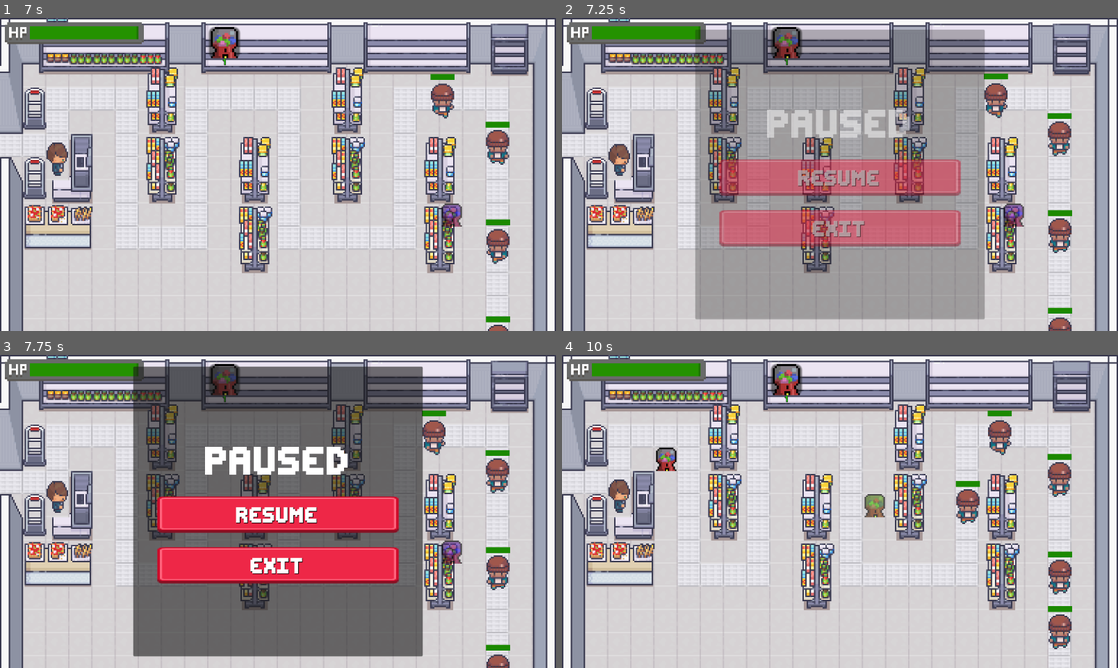
Above: before the commit, frames 1-4 (two rows, left to right).
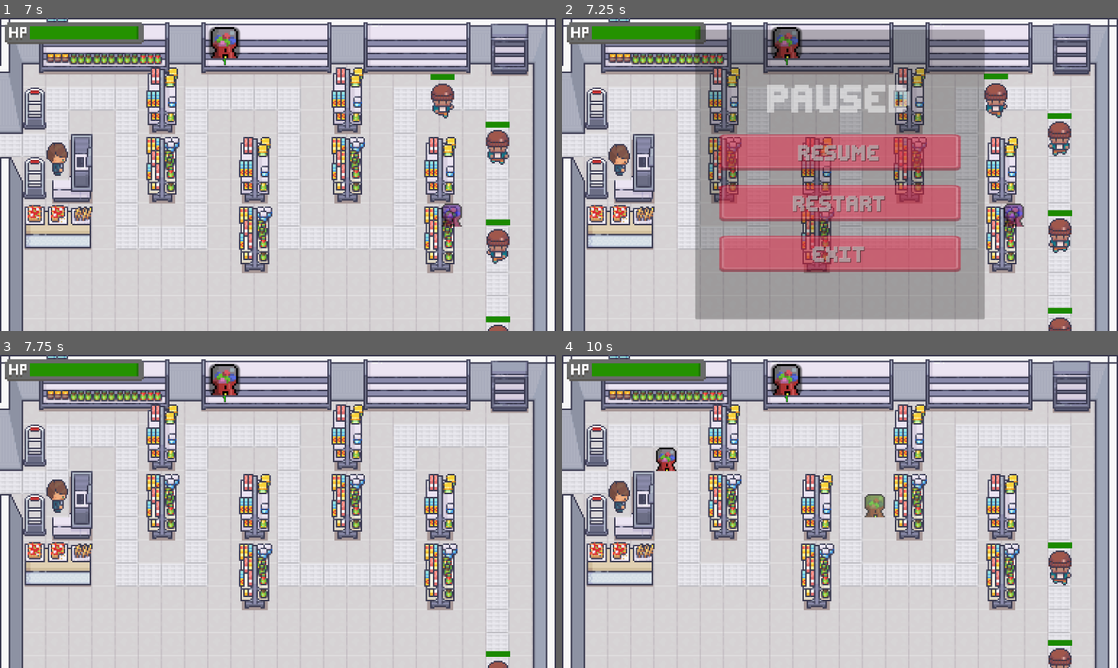
Above: after the commit, the same moments.

Repository: s27459-pj/bodega-battle
Game: Godot game, scene res://scene/scene_handler/scene_handler.tscn
Two runs of this game, one before a commit and one after it. Both use one fixed random seed, a clock stepped at 60 frames per second and the inputs below.
Inputs (mouse positions are in pixels of both pictures, inside the frame that each line leads up to):
- Up to frame 1 (7 s): click "PLAY" at 0.5 s; click (222, 43) at 1.25 s; click (222, 43) at 2 s; click (222, 43) at 2.75 s; tap Enter (ui_accept) at 3.5, 3.77, 4.52, 6.02, 6.77 s; move the mouse to (400, 158) at 3.52 s; hold 1 3.53-4.28 s; move the mouse to (166, 190) at 4.27 s; tap 1 at 4.35, 5.85 s; move the mouse to (333, 105) at 5.02 s; hold 1 5.03-5.78 s; move the mouse to (250, 237) at 5.77 s; move the mouse to (444, 221) at 6.52 s; hold 1 from 6.53 s (still down)
- Up to frame 2 (7.25 s): keep holding 1; tap Escape (escape) at 7.15 s
- Up to frame 3 (7.75 s): release 1 at 7.25 s; click (278, 539) at 7.25 s, where only the run after the commit has a clickable "RESTART"
- Up to frame 4 (10 s): click (840, 514) at 8 s, where only the run before the commit has a clickable "RESUME"; move the mouse to (673, 464) at 8.77 s; tap 1 at 8.85 s; tap Enter (ui_accept) at 9.02 s; move the mouse to (867, 511) at 9.52 s; hold 1 from 9.53 s (still down)

Frame 1 is identical in both runs. In frame 2, 17% of the frame differs, in the area x 28-72%, y 21-82%; in frame 3, 50%, in the area x 8-92%, y 3-100%; in frame 4, 2.7%.

Commit message:
Add 'Restart' button to pause menu (#25)
* Add 'Restart' button to pause menu

* Reload `GameScene` when pause menu 'Restart' is pressed

Diff:
--- a/scene/menu/pause_menu.gd
+++ b/scene/menu/pause_menu.gd
@@ -1,4 +1,6 @@
 extends Control
+
+@export var scene_handler: Node
 
 func pause():
 	get_tree().paused = true
@@ -26,6 +28,10 @@
 func _on_resume_button_pressed() -> void:
 	resume()
 
+func _on_restart_button_pressed() -> void:
+	resume()
+	get_tree().call_group("scene-handler", "restart_game")
+
 func _on_exit_button_pressed() -> void:
 	resume()
 	get_tree().reload_current_scene()
--- a/scene/menu/pause_menu.tscn
+++ b/scene/menu/pause_menu.tscn
@@ -118,6 +118,34 @@
 horizontal_alignment = 1
 vertical_alignment = 1
 
+[node name="RestartButton" type="TextureButton" parent="PanelContainer/MarginContainer/VBoxContainer"]
+custom_minimum_size = Vector2(350, 75)
+layout_mode = 2
+texture_normal = ExtResource("2_bd44k")
+texture_pressed = ExtResource("3_77uqw")
+ignore_texture_size = true
+stretch_mode = 0
+
+[node name="Label" type="Label" parent="PanelContainer/MarginContainer/VBoxContainer/RestartButton"]
+layout_mode = 1
+anchors_preset = 8
+anchor_left = 0.5
+anchor_top = 0.5
+anchor_right = 0.5
+anchor_bottom = 0.5
+offset_left = -93.0
+offset_top = -37.5
+offset_right = 90.0
+offset_bottom = 38.5
+grow_horizontal = 2
+grow_vertical = 2
+theme_override_colors/font_shadow_color = Color(0, 0, 0, 1)
+theme_override_fonts/font = ExtResource("1_f8nhd")
+theme_override_font_sizes/font_size = 55
+text = "RESTART"
+horizontal_alignment = 1
+vertical_alignment = 1
+
 [node name="ExitButton" type="TextureButton" parent="PanelContainer/MarginContainer/VBoxContainer"]
 custom_minimum_size = Vector2(350, 75)
 layout_mode = 2
@@ -152,4 +180,5 @@
 }
 
 [connection signal="pressed" from="PanelContainer/MarginContainer/VBoxContainer/ResumeButton" to="." method="_on_resume_button_pressed"]
+[connection signal="pressed" from="PanelContainer/MarginContainer/VBoxContainer/RestartButton" to="." method="_on_restart_button_pressed"]
 [connection signal="pressed" from="PanelContainer/MarginContainer/VBoxContainer/ExitButton" to="." method="_on_exit_button_pressed"]
--- a/scene/scene_handler/scene_handler.gd
+++ b/scene/scene_handler/scene_handler.gd
@@ -1,4 +1,8 @@
 extends Node
+
+var game_scene_node: Node2D = null
+
+var click_sfx = preload("res://assets/audio/sound_effects/coin-collect-retro-8-bit-sound-effect-145251.mp3")
 
 func _ready():
 	$MainMenu.visible = true
@@ -9,29 +13,45 @@
 	$MainMenu/MarginContainer/VBoxContainer/ExitButton.pressed.connect(on_exit_pressed)
 	$MainMenu/MarginContainer/VBoxContainer/SettingsButton.pressed.connect(func(): navigate("MainMenu", "Settings"))
 	$MainMenu/MarginContainer/VBoxContainer/HowToPlayButton.pressed.connect(func(): navigate("MainMenu", "HowToPlay"))
+
 	$Settings/MarginContainer/VBoxContainer/BackButton.pressed.connect(func(): navigate("Settings", "MainMenu"))
-	$Settings/MarginContainer/VBoxContainer/VBoxContainer/Apply.pressed.connect(func():  button_click_sfx_effect())
+	$Settings/MarginContainer/VBoxContainer/VBoxContainer/Apply.pressed.connect(func():  button_click_sfx())
+
 	$HowToPlay/MarginContainer/VBoxContainer/BackButton.pressed.connect(func(): navigate("HowToPlay", "MainMenu"))
 
-func button_click_sfx_effect():
-	var click = preload("res://assets/audio/sound_effects/coin-collect-retro-8-bit-sound-effect-145251.mp3")
-	$SFXPlayer.stream = click
+func button_click_sfx():
+	$SFXPlayer.stream = click_sfx
 	$SFXPlayer.play()
 
 func on_new_game_pressed():
-	button_click_sfx_effect()
-	get_node("MainMenu").queue_free()
+	button_click_sfx()
+	$MainMenu.queue_free()
+	$Settings.queue_free()
+	$HowToPlay.queue_free()
+	load_new_game()
+
+func load_new_game():
 	var new_song = preload("res://assets/audio/music/the-wandering-samurai-344699.mp3")
 	$MusicPlayer.stream = new_song
 	$MusicPlayer.play()
-	var game_scene = load("res://scene/level_main/GameScene.tscn").instantiate()
-	add_child(game_scene)
+	game_scene_node = load("res://scene/level_main/GameScene.tscn").instantiate()
+	add_child(game_scene_node)
+
+func unload_game():
+	$MusicPlayer.stream = null
+	$MusicPlayer.stop()
+	game_scene_node.free()
+	game_scene_node = null
+
+func restart_game():
+	unload_game()
+	load_new_game()
 
 func navigate(node, node_to_go):
-	button_click_sfx_effect()
+	button_click_sfx()
 	get_node(node).visible = false
 	get_node(node_to_go).visible = true
 
 func on_exit_pressed():
-	button_click_sfx_effect()
+	button_click_sfx()
 	get_tree().quit()
--- a/scene/scene_handler/scene_handler.tscn
+++ b/scene/scene_handler/scene_handler.tscn
@@ -6,7 +6,7 @@
 [ext_resource type="PackedScene" uid="uid://dogjahn0mqwcx" path="res://scene/menu/how_to_play.tscn" id="4_8hyp3"]
 [ext_resource type="AudioStream" uid="uid://c4565ylgva2lr" path="res://assets/audio/music/bag-of-rubber-bands-342985.mp3" id="5_8hyp3"]
 
-[node name="SceneHandler" type="Node"]
+[node name="SceneHandler" type="Node" groups=["scene-handler"]]
 script = ExtResource("1_w3pf8")
 
 [node name="MainMenu" parent="." instance=ExtResource("2_4wdt3")]
Not shown, changed: README.md
